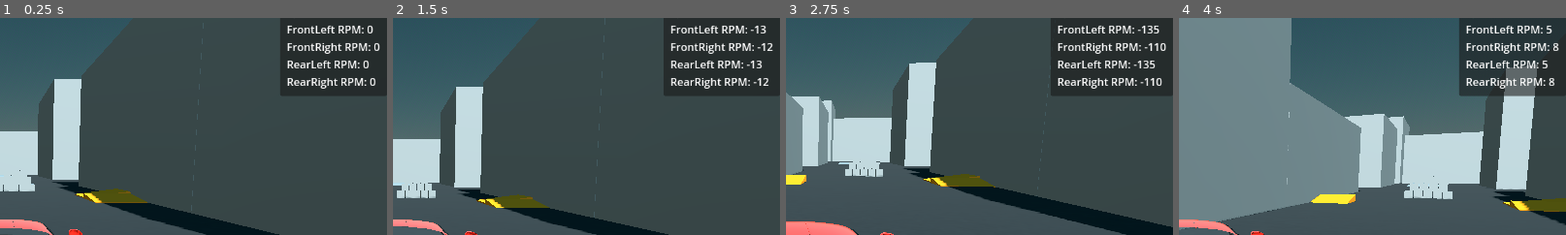
Above: before the commit, frames 1-4 (left to right).
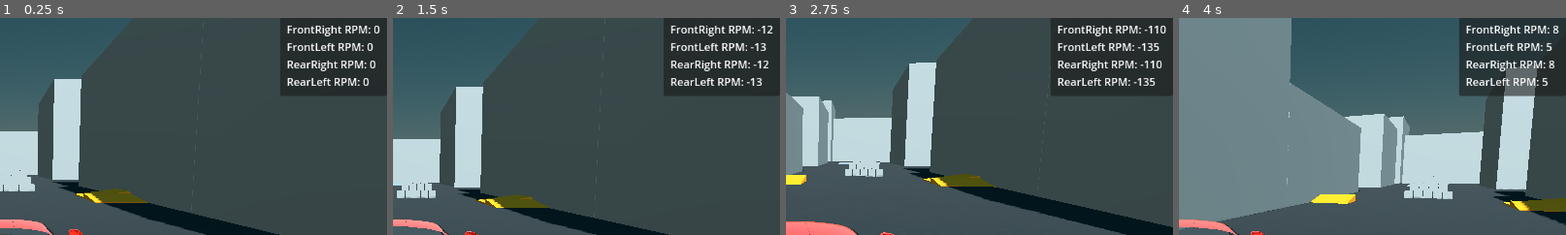
Above: after the commit, the same moments.

Repository: shaunhegarty/car-test-godot
Game: Godot game, scene res://minimal_car.tscn
Two runs of this game, one before a commit and one after it. Both use one fixed random seed, a clock stepped at 60 frames per second and the inputs below.
Inputs (mouse positions are % of the whole screen's width and height, from its top left):
- Up to frame 1 (0.25 s): no input
- Up to frame 2 (1.5 s): tap Enter (ui_accept) at 0.5, 0.77 s; move the mouse to (72, 45) at 0.52 s; hold D (turn_right) 0.53-1.28 s; hold Right mouse button (camera_rotate) 0.53-1.28 s; click (72, 45) at 0.67 s; move the mouse to (30, 55) at 1.27 s; hold S (brake) from 1.28 s (still down); right-click (30, 55) at 1.35 s
- Up to frame 3 (2.75 s): tap Enter (ui_accept) at 1.52 s; move the mouse to (60, 28) at 2.02 s; release S (brake) at 2.03 s; hold D (turn_right) from 2.03 s (still down); hold Right mouse button (camera_rotate) from 2.03 s (still down)
- Up to frame 4 (4 s): move the mouse to (45, 70) at 2.77 s; release D (turn_right) at 2.78 s; release Right mouse button (camera_rotate) at 2.78 s; hold W (accelerate) 2.78-3.53 s; right-click (45, 70) at 2.85 s; click (45, 70) at 2.92 s; tap Enter (ui_accept) at 3.02, 3.77 s; move the mouse to (80, 65) at 3.52 s; hold A (turn_left) from 3.53 s (still down); hold Right mouse button (camera_rotate) from 3.53 s (still down)
The pictures show only the part of the screen within x 50-100%, y 5-55%; the shares and areas given below are measured in that part.

The runs differ from the first frame. In frame 1, 1.5% of the frame differs, in the area x 80-99%, y 3-33%; in frame 2, 1.6%; in frame 3, 1.8%, in the area x 76-99%, y 3-33%; in frame 4, 1.4%.

Commit message:
Refactor car behaviour control to car class
- UI now only asks car for information or sets information
- Behaviour like handbrake handled by car

Diff:
--- a/car.gd
+++ b/car.gd
@@ -1,13 +1,24 @@
 class_name Car extends VehicleBody3D
 
 signal reset_car(p_transform: Transform3D )
-signal handbrake(p_active: bool )
+signal values_updated
+
+# Vehicle Parts
+@export var front_wheels: Array[VehicleWheel3D] = []
+@export var rear_wheels: Array[VehicleWheel3D] = []
+
 
 var acceleration_speed = 2500
 var BRAKE_FORCE = 20
 
+var is_braking = false
+var is_handbraking = false
+var grip_balance = 0.5
+var friction_slip = 1.0
+
 var resetting = false
 var reset_transform: = Transform3D()
+
 
 # Called when the node enters the scene tree for the first time.
 func _ready():
@@ -18,6 +29,101 @@
 	resetting = true
 	reset_transform = target_transform
 
+
+func set_wheel_rest_length(p_length: float ):
+	for wheel in front_wheels + rear_wheels:
+		wheel.wheel_rest_length = p_length
+
+
+func set_wheel_roll_influence(p_influence: float ):
+	for wheel in front_wheels + rear_wheels:
+		wheel.wheel_roll_influence = p_influence
+
+
+func set_suspension_stiffness(p_stiffness: float ):
+	for wheel in front_wheels + rear_wheels:
+		wheel.suspension_stiffness = p_stiffness
+
+
+func set_suspension_max_force(p_force: float ):
+	for wheel in front_wheels + rear_wheels:
+		wheel.suspension_max_force = p_force
+
+
+func set_suspension_travel(p_travel: float ):
+	for wheel in front_wheels + rear_wheels:
+		wheel.suspension_travel = p_travel
+
+
+func set_damping_compression(p_damping_compression: float ):
+	for wheel in front_wheels + rear_wheels:
+		wheel.damping_compression = p_damping_compression
+
+
+func set_damping_relaxation(p_damping_relaxation: float ):
+	for wheel in front_wheels + rear_wheels:
+		wheel.damping_relaxation = p_damping_relaxation
+
+
+func pull_handbrake():
+	is_handbraking = true
+	for wheel in rear_wheels:
+		wheel.brake = BRAKE_FORCE * 2
+	set_wheel_friction()
+
+
+func release_handbrake():
+	is_handbraking = false
+	for wheel in rear_wheels:
+		wheel.brake = 0
+	set_wheel_friction()
+
+
+func set_grip_balance(p_grip_balance: float):
+	grip_balance = clamp(p_grip_balance, 0, 1)
+	set_wheel_friction()
+
+func set_friction_slip(p_friction_slip: float):
+	print("setting friction slip from %.1f to: %.1f "% [friction_slip, p_friction_slip])
+	friction_slip = p_friction_slip
+	set_wheel_friction()
+
+func set_wheel_friction():
+	var forward_balance = get_forward_balance()
+	var rear_balance = get_rear_balance()
+	if is_handbraking:
+		forward_balance = 1
+		rear_balance = 0.1
+
+	for wheel in front_wheels:
+		wheel.wheel_friction_slip = friction_slip * forward_balance
+
+	for wheel in rear_wheels:
+		wheel.wheel_friction_slip = friction_slip * rear_balance
+
+	values_updated.emit()
+
+
+
+func get_forward_balance() -> float:
+	var grip_balance_to_use = grip_balance
+	if is_handbraking:
+		grip_balance_to_use = 0.1
+
+	if grip_balance_to_use > 0:
+		return min(grip_balance_to_use, 0.5) / grip_balance_to_use
+	else:
+		return 1
+
+func get_rear_balance() -> float:
+	var grip_balance_to_use = grip_balance
+	if is_handbraking:
+		grip_balance_to_use = 0.1
+
+	if 1 - grip_balance_to_use != 0:
+		return min(1 - grip_balance_to_use, 0.5) / (1 - grip_balance_to_use)
+	else:
+		return 1
 
 
 func _integrate_forces(state):
@@ -42,6 +148,7 @@
 
 	if event.is_action_pressed("brake"):
 		if linear_velocity.length() > 1:
+			is_braking = true
 			brake = BRAKE_FORCE
 		else:
 			engine_force = -acceleration_speed
@@ -49,9 +156,11 @@
 		brake = 0
 
 	if event.is_action_pressed("handbrake"):
-		handbrake.emit(true)
+		pull_handbrake()
+		set_wheel_friction()
 	if event.is_action_released("handbrake"):
-		handbrake.emit(false)
+		is_handbraking = false
+		set_wheel_friction()
 
 	if event.is_action_pressed("ui_cancel") or event.is_action_pressed("ui_accept"):
 		var focus_owner = get_viewport().gui_get_focus_owner()
--- a/car_stat_controller.gd
+++ b/car_stat_controller.gd
@@ -23,13 +23,9 @@
 # Vehicle Reset
 @export var reset_button: Button
 
-# Vehicle Parts
-@export var front_wheels: Array[VehicleWheel3D] = []
-@export var rear_wheels: Array[VehicleWheel3D] = []
 
 # Vehicle Initial State
 var initial_car_position: Transform3D
-var is_handbraking = false
 
 # Called when the node enters the scene tree for the first time.
 func _ready():
@@ -47,15 +43,10 @@
 	damping_relaxation_spinner.value_changed.connect(update_wheels)
 
 	reset_button.pressed.connect(reset_car_position)
-	vehicle.handbrake.connect(set_handbrake)
+	vehicle.values_updated.connect(update_balance_labels)
 
 	update_wheels()
 	update_acceleration()
-
-
-func set_handbrake(_is_handbraking):
-	is_handbraking = _is_handbraking
-	update_wheels()
 
 
 func update_acceleration(_update_value=null):
@@ -63,41 +54,29 @@
 
 
 func update_wheels(_update_value=null):
-	for wheel in front_wheels + rear_wheels:
-		wheel.wheel_rest_length = rest_spinner.value
-		wheel.wheel_roll_influence = roll_influence_spinner.value
-		wheel.suspension_stiffness = stiffness_spinner.value
-		wheel.suspension_max_force = max_force_spinner.value
-		wheel.suspension_travel = travel_spinner.value
-		wheel.damping_compression = damping_compression_spinner.value
-		wheel.damping_relaxation = damping_relaxation_spinner.value
+	vehicle.set_wheel_rest_length(rest_spinner.value)
+	vehicle.set_wheel_roll_influence(roll_influence_spinner.value)
+	vehicle.set_suspension_stiffness(stiffness_spinner.value)
+	vehicle.set_suspension_max_force(max_force_spinner.value)
+	vehicle.set_suspension_travel(travel_spinner.value)
+	vehicle.set_damping_compression(damping_compression_spinner.value)
+	vehicle.set_damping_relaxation(damping_relaxation_spinner.value)
 
-	var forward_balance: float
-	var rear_balance: float
+	vehicle.set_grip_balance(balance_slider.value)
+	vehicle.set_friction_slip(friction_spinner.value)
 
-	if is_handbraking:
-		forward_balance = 1
-		rear_balance = 0.1
-	else:
-		forward_balance = min(balance_slider.value, 0.5) / balance_slider.value
-		rear_balance = min(1 - balance_slider.value, 0.5) / (1 - balance_slider.value)
+	update_balance_labels()
 
-	balance_label_front.text = "%.2f" % forward_balance
-	balance_label_rear.text = "%.2f" % rear_balance
-
-	for wheel in front_wheels:
-		wheel.wheel_friction_slip = friction_spinner.value * forward_balance
-
-	for wheel in rear_wheels:
-		wheel.wheel_friction_slip = friction_spinner.value * rear_balance
-
+func update_balance_labels():
+	balance_label_front.text = "%.2f" % vehicle.get_forward_balance()
+	balance_label_rear.text = "%.2f" % vehicle.get_rear_balance()
 
 func update_stats():
 	var speed_mps = vehicle.linear_velocity.length()
 	var speed_kph = speed_mps * 3.6
 	speed_label.text = "Speed: %d" % speed_kph
 	var wheel_info_text = ""
-	for wheel in front_wheels + rear_wheels:
+	for wheel in vehicle.front_wheels + vehicle.rear_wheels:
 		wheel_info_text += "%s RPM: %d\n" % [wheel.name, wheel.get_rpm()]
 	wheel_info_label.text = wheel_info_text
 
--- a/minimal_car.tscn
+++ b/minimal_car.tscn
@@ -151,9 +151,11 @@
 marker_position = NodePath("../Ferrari Enzo/CameraLookAt/CameraLocation")
 follow_object = NodePath("../Ferrari Enzo/CameraLookAt")
 
-[node name="Ferrari Enzo" type="VehicleBody3D" parent="."]
+[node name="Ferrari Enzo" type="VehicleBody3D" parent="." node_paths=PackedStringArray("front_wheels", "rear_wheels")]
 mass = 2000.0
 script = ExtResource("2_rk0kk")
+front_wheels = [NodePath("FrontRight"), NodePath("FrontLeft")]
+rear_wheels = [NodePath("RearRight"), NodePath("RearLeft")]
 
 [node name="enzo_body2" parent="Ferrari Enzo" instance=ExtResource("4_mpda1")]
 transform = Transform3D(-4.37114e-08, 0, 1, 0, 1, 0, -1, 0, -4.37114e-08, 0.00922419, 0.303658, 0.311346)
@@ -208,7 +210,7 @@
 [node name="CameraLocation" type="Marker3D" parent="Ferrari Enzo/CameraLookAt"]
 transform = Transform3D(-1, -1.06581e-14, -8.74228e-08, -2.62885e-08, 0.953717, 0.300706, 8.33766e-08, 0.300706, -0.953718, -0.00173873, 0.780793, -8.21644)
 
-[node name="CanvasLayer" type="CanvasLayer" parent="." node_ …(314 unchanged characters)… t", "balance_label_rear", "reset_button", "front_wheels", "rear_wheels")]
+[node name="CanvasLayer" type="CanvasLayer" parent="." node_ …(314 unchanged characters)… t", "balance_label_rear", "reset_button")]
 script = ExtResource("5_sovpm")
 vehicle = NodePath("../Ferrari Enzo")
 acceleration_spinner = NodePath("PanelContainer/MarginContainer/VBoxContainer/Acceleration/AccelerationSpinner")
@@ -226,8 +228,6 @@
 balance_label_front = NodePath("PanelContainer/MarginContainer/VBoxContainer/GripBalance/MarginContainer/HBoxContainer/VBoxContainer2/ForwardBalance")
 balance_label_rear = NodePath("PanelContainer/MarginContainer/VBoxContainer/GripBalance/MarginContainer/HBoxContainer/VBoxContainer2/RearBalance")
 reset_button = NodePath("PanelContainer/MarginContainer/VBoxContainer/ResetButton")
-front_wheels = [NodePath("../Ferrari Enzo/FrontLeft"), NodePath("../Ferrari Enzo/FrontRight")]
-rear_wheels = [NodePath("../Ferrari Enzo/RearLeft"), NodePath("../Ferrari Enzo/RearRight")]
 
 [node name="PanelContainer" type="PanelContainer" parent="CanvasLayer"]
 offset_right = 40.0
